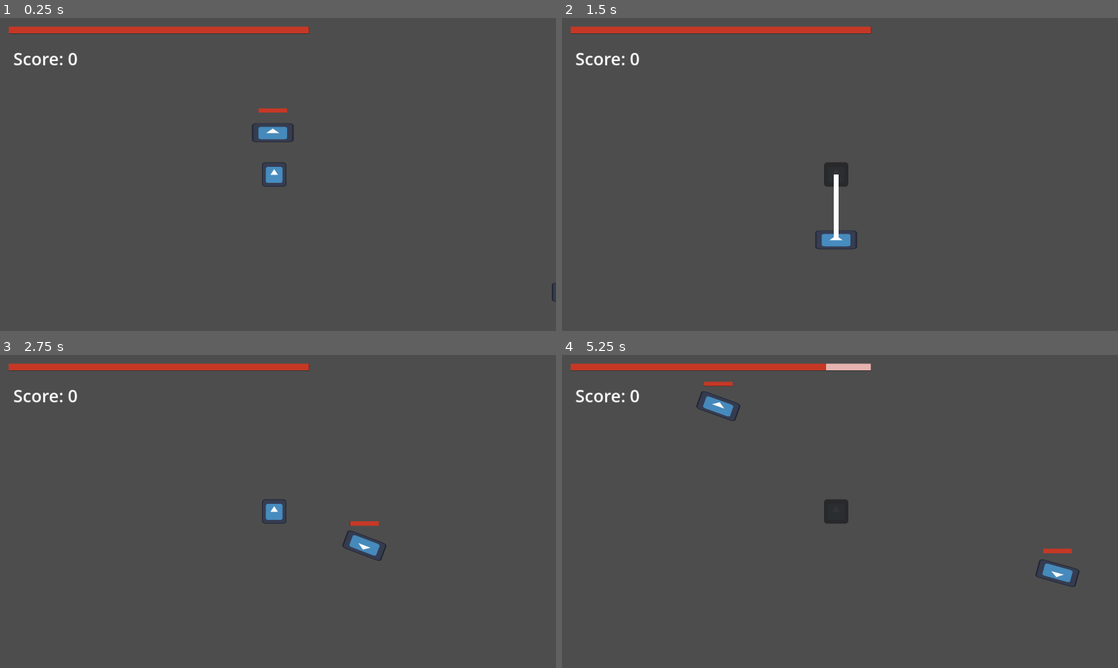
Above: before the commit, frames 1-4 (two rows, left to right).
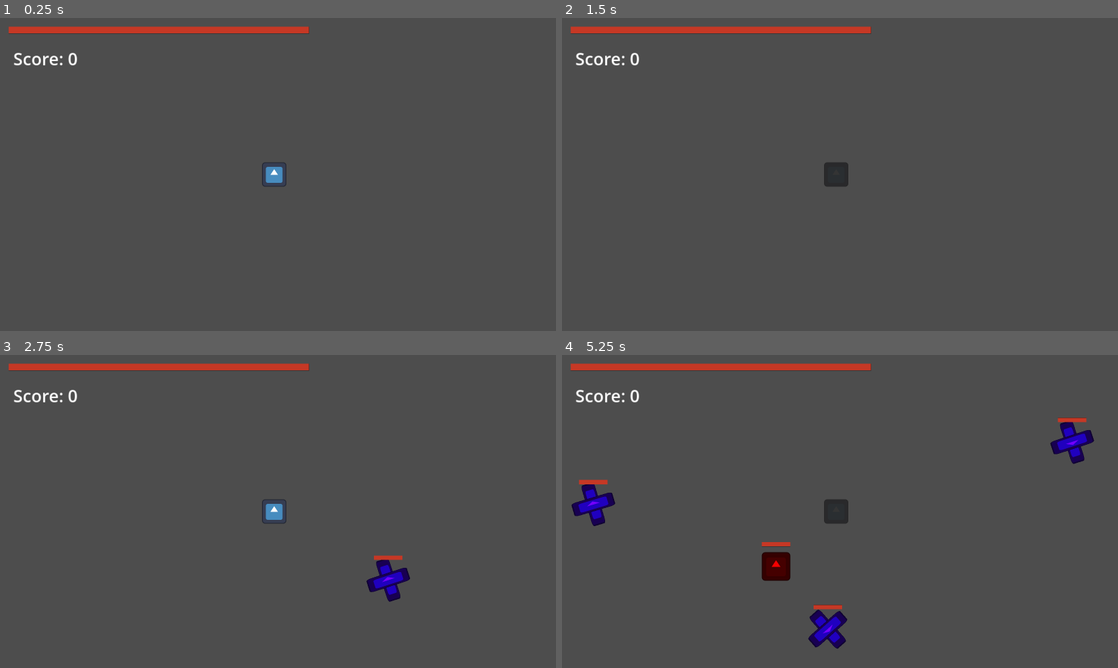
Above: after the commit, the same moments.

Repository: MonkMir/tether-game
Game: Godot game, scene res://scenes/main.tscn
Two runs of this game, one before a commit and one after it. Both use one fixed random seed, a clock stepped at 60 frames per second and the inputs below. The engine's default icon, where the game draws it, is replaced by a stand-in: a white triangle on a blue panel in a dark square.
Inputs (mouse positions are in pixels of both pictures, inside the frame that each line leads up to):
- Up to frame 1 (0.25 s): no input
- Up to frame 2 (1.5 s): tap Enter (Enter) at 0.5, 1.35 s; move the mouse to (962, 158) at 0.52 s; press the mouse at (962, 158) at 0.53 s; move the mouse to (728, 190) at 1.27 s; release the mouse at (728, 190) at 1.28 s
- Up to frame 3 (2.75 s): click (166, 527) at 1.55 s; move the mouse to (333, 442) at 2.02 s; press the mouse at (333, 442) at 2.03 s; tap Mouse wheel up (Scroll Up) at 2.1 s
- Up to frame 4 (5.25 s): move the mouse to (812, 574) at 2.77 s; release the mouse at (812, 574) at 2.78 s; click (812, 574) at 2.85 s; move the mouse to (1006, 558) at 3.52 s; press the mouse at (1006, 558) at 3.53 s; move the mouse to (673, 464) at 4.27 s; release the mouse at (673, 464) at 4.28 s; tap Enter (Enter) at 4.35 s; click (673, 464) at 4.55 s; move the mouse to (867, 511) at 5.02 s; press the mouse at (867, 511) at 5.03 s; tap Mouse wheel up (Scroll Up) at 5.1 s

The runs differ from the first frame. In frame 1, 0.3% of the frame differs, in the area x 45-100%, y 28-91%; in frame 2, 0.4%; in frame 3, 1.0%; in frame 4, 3.4%, in the area x 1-96%, y 2-94%.

Commit message:
Add enemy and dummy classes
Adds both classes and refactors all enemies and
dummies to be compatible with them.

Diff:
--- a/scenes/dummies/bomber_dummy.tscn
+++ b/scenes/dummies/bomber_dummy.tscn
@@ -1,7 +1,7 @@
-[gd_scene load_steps=6 format=3 uid="uid://db0s0w2do4o4o"]
+[gd_scene format=3 uid="uid://db0s0w2do4o4o"]
 
-[ext_resource type="Texture2D" uid="uid://y60tccnywvsf" path="res://icon.svg" id="1_6db12"]
-[ext_resource type="Script" path="res://scripts/dummies/bomber_dummy.gd" id="1_v4dsp"]
+[ext_resource type="Texture2D" uid="uid://y60tccnywvsf" path="res://assets/icon.svg" id="1_6db12"]
+[ext_resource type="Script" uid="uid://du8ba100vtkpg" path="res://scripts/dummies/bomber_dummy.gd" id="1_v4dsp"]
 [ext_resource type="PackedScene" uid="uid://bicsicm0jambh" path="res://scenes/projectiles/explosion.tscn" id="2_fl6hi"]
 
 [sub_resource type="CircleShape2D" id="CircleShape2D_6exgv"]
@@ -10,28 +10,28 @@
 [sub_resource type="CircleShape2D" id="CircleShape2D_njpye"]
 radius = 32.0156
 
-[node name="BomberDummy" type="RigidBody2D"]
+[node name="BomberDummy" type="RigidBody2D" unique_id=416578855]
 mass = 0.5
 script = ExtResource("1_v4dsp")
 explosion_scene = ExtResource("2_fl6hi")
 
-[node name="Sprite2D" type="Sprite2D" parent="."]
+[node name="Sprite2D" type="Sprite2D" parent="." unique_id=1919040042]
 modulate = Color(1, 0, 0, 1)
 scale = Vector2(0.45, 0.45)
 texture = ExtResource("1_6db12")
 
-[node name="CollisionShape2D" type="CollisionShape2D" parent="."]
+[node name="CollisionShape2D" type="CollisionShape2D" parent="." unique_id=1795609423]
 shape = SubResource("CircleShape2D_6exgv")
 debug_color = Color(0.392157, 0.392157, 0.980392, 0.447059)
 
-[node name="Area2D" type="Area2D" parent="."]
+[node name="Area2D" type="Area2D" parent="." unique_id=748782765]
 collision_layer = 4
 collision_mask = 2
 
-[node name="CollisionShape2D2" type="CollisionShape2D" parent="Area2D"]
+[node name="CollisionShape2D2" type="CollisionShape2D" parent="Area2D" unique_id=1838623025]
 shape = SubResource("CircleShape2D_njpye")
 
-[node name="Timer" type="Timer" parent="."]
+[node name="Timer" type="Timer" parent="." unique_id=2107764547]
 wait_time = 0.5
 
 [connection signal="area_entered" from="Area2D" to="." method="_on_in_trigger_range"]
--- a/scenes/dummies/parabolic_dummy.tscn
+++ b/scenes/dummies/parabolic_dummy.tscn
@@ -12,35 +12,35 @@
 [sub_resource type="RectangleShape2D" id="RectangleShape2D_cqygl"]
 size = Vector2(28, 88)
 
-[node name="ParabolicDummy" type="RigidBody2D" groups=["dummies"]]
+[node name="ParabolicDummy" type="RigidBody2D" unique_id=1744293132 groups=["dummies"]]
 collision_layer = 2
 collision_mask = 5
 mass = 0.5
 script = ExtResource("1_57bc0")
 
-[node name="CollisionShape2D" type="CollisionShape2D" parent="."]
+[node name="CollisionShape2D" type="CollisionShape2D" parent="." unique_id=1272671913]
 shape = SubResource("CircleShape2D_3yr54")
 
-[node name="Area2D" type="Area2D" parent="."]
+[node name="Area2D" type="Area2D" parent="." unique_id=1651849745]
 collision_layer = 4
 collision_mask = 2
 
-[node name="Sprite2D" type="Sprite2D" parent="Area2D"]
+[node name="Sprite2D" type="Sprite2D" parent="Area2D" unique_id=2020273873]
 modulate = Color(0.45098, 0, 1, 1)
 scale = Vector2(0.7, 0.225)
 texture = ExtResource("1_hj76a")
 
-[node name="Sprite2D2" type="Sprite2D" parent="Area2D"]
+[node name="Sprite2D2" type="Sprite2D" parent="Area2D" unique_id=1607491711]
 modulate = Color(0.45098, 0, 1, 1)
 position = Vector2(7.62939e-06, -2.28882e-05)
 rotation = 1.5708
 scale = Vector2(0.7, 0.225)
 texture = ExtResource("1_hj76a")
 
-[node name="Collision" type="CollisionShape2D" parent="Area2D"]
+[node name="Collision" type="CollisionShape2D" parent="Area2D" unique_id=1276150886]
 shape = SubResource("RectangleShape2D_0scfs")
 
-[node name="CollisionShape2D" type="CollisionShape2D" parent="Area2D"]
+[node name="CollisionShape2D" type="CollisionShape2D" parent="Area2D" unique_id=740834742]
 shape = SubResource("RectangleShape2D_cqygl")
 
 [connection signal="area_entered" from="Area2D" to="." method="_on_area_entered"]
--- a/scenes/enemies/arrow_enemy.tscn
+++ b/scenes/enemies/arrow_enemy.tscn
@@ -25,7 +25,7 @@
 scale = Vector2(0.227273, 0.5)
 texture = ExtResource("1_67mp0")
 
-[node name="Collision" type="CollisionShape2D" parent="." unique_id=1239614300]
+[node name="CollisionShape2D" type="CollisionShape2D" parent="." unique_id=1239614300]
 shape = SubResource("RectangleShape2D_0scfs")
 
 [node name="Timer" type="Timer" parent="." unique_id=1132969219]
--- a/scenes/enemies/bomber_enemy.tscn
+++ b/scenes/enemies/bomber_enemy.tscn
@@ -9,7 +9,7 @@
 radius = 33.0
 
 [sub_resource type="CircleShape2D" id="CircleShape2D_8iqoc"]
-radius = 251.018
+radius = 320.09998
 
 [node name="BomberEnemy" type="Area2D" unique_id=718487168 groups=["enemies"]]
 collision_layer = 2
@@ -75,8 +75,8 @@
 debug_color = Color(0.639885, 0.520378, 0.194966, 0.42)
 
 [node name="BombTimer" type="Timer" parent="." unique_id=1547855069]
-wait_time = 3.5
-autostart = true
+wait_time = 3.75
+one_shot = true
 
 [node name="HealthBar" parent="." unique_id=152253538 instance=ExtResource("4_14nm2")]
 visible = false
--- a/scenes/main.tscn
+++ b/scenes/main.tscn
@@ -66,7 +66,4 @@
 position = Vector2(584, 336)
 zoom = Vector2(1.72, 1.72)
 
-[node name="ArrowEnemy" parent="." unique_id=1625970007 instance=ExtResource("9_trceg")]
-position = Vector2(568, 248)
-
 [connection signal="timeout" from="EnemySpawner/Timer" to="EnemySpawner" method="spawn_enemy"]
--- /dev/null
+++ b/scripts/custom-classes/dummy_class.gd
@@ -0,0 +1,29 @@
+extends RigidBody2D
+class_name Dummy
+#DESPAWN LOGIC
+@onready var player : Node
+@onready var area := $Area2D
+
+var attackPower : float
+
+
+var speedLimit : int = 1850
+var currentSpeed : float
+
+func _ready():
+	player = get_player()
+	area.area_entered.connect(_on_area_entered)
+
+
+func _physics_process(_delta):
+	currentSpeed = linear_velocity.length()
+	#What is magic number here?
+	attackPower = linear_velocity.length() / 35
+
+
+func _on_area_entered(_area):
+	if _area.is_in_group("enemies"):
+		_area.receive_dam_param(attackPower)
+
+func get_player() -> Node:
+	return get_tree().get_first_node_in_group("player")
--- /dev/null
+++ b/scripts/custom-classes/enemy_class.gd
@@ -0,0 +1,47 @@
+extends Area2D
+class_name Enemy
+
+var enemyName : String
+var health : int = 100
+var attackPower : int = 0
+var scoreReward : int = 10
+
+@onready var player : Node
+@onready var healthBar := $HealthBar
+@onready var healthIndicatorBar := $HealthBar/HealthIndicatorBar
+@onready var sprite := $Sprite2D
+@onready var collision = $CollisionShape2D
+
+@export var speed : float
+
+
+func _ready():
+	player = get_player()
+	area_entered.connect(_on_area_entered)
+
+	healthBar._init_health(health)
+
+func _process(_delta):
+#why am I running this every frame? I think this fixes a flicker bug but idk
+	if healthBar:
+		if healthBar.is_visible_in_tree() == false:
+			healthBar.show()
+
+	if health <= 0:
+		die()
+
+#Deal damage
+func _on_area_entered(area):
+	if area.is_in_group("player"):
+		player.receive_dam_param(attackPower)
+
+func get_player() -> Node:
+	return get_tree().get_first_node_in_group("player")
+
+func receive_dam_param(damage):
+	health -= damage
+	healthBar.health = health
+
+func die():
+	GameState.score += scoreReward
+	queue_free()
--- a/scripts/dummies/arrow_dummy.gd
+++ b/scripts/dummies/arrow_dummy.gd
@@ -1,7 +1,4 @@
-extends RigidBody2D
-
-@onready var player := get_node("/root/Main/Player")
-@onready var spring := get_node("/root/Main/Player/Tether")
+extends Dummy
 
 enum State{
 	PASSIVE,
@@ -9,33 +6,19 @@
 }
 var state := State.PASSIVE
 
-var atkPower : float
-
-#WARNING Speed controlled by tether script
 #const DEFAULT_SPEED_LIMIT : int = 2000 #1200
-var speedLimit : int = 1850
-const MAX_SPEED_LIMIT : int = 2000
-const MIN_SPEED_LIMIT : int = 1000
-var currentSpeed : float
+#const MAX_SPEED_LIMIT : int = 2000
+#const MIN_SPEED_LIMIT : int = 1000
 
 var launchSpeed : float = 3500 #minimum speed to oneshot
 #var direction := Vector2.ZERO
 var newDir : Vector2
 
 
-func _physics_process(_delta):
-
-	##SPEED MANAGER
-	currentSpeed = linear_velocity.length()
-
-
-
-	#What is magic number here?
-	atkPower = linear_velocity.length() / 35
-
+func _physics_process(delta):
+	super(delta)
 	match state:
 		State.PASSIVE:
-
 			if currentSpeed > speedLimit:
 				linear_velocity = linear_velocity.normalized() * speedLimit
 
@@ -77,10 +60,6 @@
 			#print("womp")
 			#return direction
 
-func _on_area_entered(area):
-	if area.is_in_group("enemies"):
-		area.receive_dam_param(atkPower)
-
-func get_combo_speed_limit() -> float: #may not be in use
-	var percentToMaxCombo = inverse_lerp(0, GameState.MAX_COMBO, GameState.comboCounter)
-	return lerp(MIN_SPEED_LIMIT, MAX_SPEED_LIMIT, percentToMaxCombo)
+#func get_combo_speed_limit() -> float: #may not be in use
+	#var percentToMaxCombo = inverse_lerp(0, GameState.MAX_COMBO, GameState.comboCounter)
+	#return lerp(MIN_SPEED_LIMIT, MAX_SPEED_LIMIT, percentToMaxCombo)
--- a/scripts/dummies/bomber_dummy.gd
+++ b/scripts/dummies/bomber_dummy.gd
@@ -1,10 +1,8 @@
-extends RigidBody2D
+extends Dummy
 
 @export var explosion_scene : PackedScene
 
 @onready var main := get_node("/root/Main")
-@onready var player := get_node("/root/Main/Player")
-@onready var spring := get_node("/root/Main/Player/Tether")
 @onready var timer := $Timer
 
 enum State{
@@ -15,26 +13,33 @@
 
 
 func _physics_process(_delta):
+	#Do not call super(). Let explosion handle contact damage
+	currentSpeed = linear_velocity.length()
 
 	match state:
 		State.PASSIVE:
-			if is_instance_valid(player):
-				if spring.node_b == NodePath():
+			if currentSpeed > speedLimit:
+				linear_velocity = linear_velocity.normalized() * speedLimit
+
+			if player:
+				if player.isTethered == false:
 					state = State.SPECIAL
 
 		State.SPECIAL:
 			if timer.time_left == 0:
 				timer.start()
 
-func _on_in_trigger_range(area):
-	explode()
+func _on_in_trigger_range(_area):
+	self_destruct()
 
 func _on_fuse_timer():
-	explode()
+	self_destruct()
 	queue_free()
 
-func explode():
+func self_destruct():
 	var explosion := explosion_scene.instantiate()
 	add_child(explosion)
 	explosion.reparent(main)
+
+	player.isTethered = false
 	queue_free()
--- a/scripts/dummies/parabolic_dummy.gd
+++ b/scripts/dummies/parabolic_dummy.gd
@@ -1,10 +1,8 @@
-extends RigidBody2D
+extends Dummy
 
-var atkPower : float
 
 @onready var main := get_node("/root/Main")
-@onready var player := get_node("/root/Main/Player")
-@onready var spring := get_node("/root/Main/Player/Tether")
+
 var dupe : PackedScene
 
 enum State {
@@ -26,39 +24,43 @@
 var finalDir : Vector2
 
 func _ready():
+	super()
+	attackPower = 75
+
 	dupe = load("res://scenes/dummies/parabolic_dummy.tscn")
 
 func _physics_process(delta):
+	super(delta)
 	match state:
 		State.PASSIVE:
-			atkPower = linear_velocity.length() / 17
-			if is_instance_valid(player):
-				if spring.node_b == NodePath():
+			if currentSpeed > speedLimit:
+				linear_velocity = linear_velocity.normalized() * speedLimit
+
+			if player:
+				if player.isTethered == false:
+
 					startPoint = position
 					controlPoint = player.position + Vector2(0, startPoint.y)
-					endPoint = Vector2(((player.position - startPoint) + player.position).x,  startPoint.y)
+					endPoint = Vector2(((player.position - startPoint) + player.position).x, startPoint.y)
+
 					state = State.SPECIAL
 
 		State.SPECIAL:
-			atkPower = 75
 			angular_velocity = 30
 			if t < 1:
 				t = move_toward(t, 1, speed * delta)
 				position = startPoint.lerp(controlPoint, t).lerp(controlPoint.lerp(endPoint, t), t)
 				finalDir = (endPoint - controlPoint).normalized()
 			else:
-				queue_free()
+
 				var dupeNode := dupe.instantiate()
 				dupeNode.state = State.REST
 				dupeNode.position = position
 				dupeNode.apply_central_impulse(finalDir * 1000)
 				dupeNode.angular_velocity = angular_velocity
 				main.add_child(dupeNode)
+				queue_free()
 
 		State.REST:
 			angular_velocity = 25
-			atkPower = 100
-
-func _on_area_entered(area):
-	if area.is_in_group("enemies"):
-		area.receive_dam_param(atkPower)
+			attackPower = 100
--- a/scripts/enemies/arrow_enemy.gd
+++ b/scripts/enemies/arrow_enemy.gd
@@ -1,16 +1,6 @@
-extends Area2D
+extends Enemy
 
-var type := "arrow"
-var health := 100
-const ATK_POWER := 15
-const SCORE_REWARD := 15
-
-@onready var player := get_node("/root/Main/Player")
 @onready var timer := $Timer
-@onready var sprite := $Sprite2D
-@onready var collision := $Collision
-@onready var healthBar := $HealthBar
-@onready var healthIndicatorBar := $HealthBar/HealthIndicatorBar
 
 enum State{
 	COOLDOWN,
@@ -22,7 +12,6 @@
 
 var targetPoint := Vector2.INF
 
-var speed : float = BASE_SPEED
 const SPEED_GROWTH := 500
 const BASE_SPEED := 100
 const DECELERATION := 1000
@@ -32,17 +21,19 @@
 var prevDistance : float = INF
 
 func _ready():
+	super()
+	enemyName = "arrow"
+	speed = BASE_SPEED
+	attackPower = 15
+
 	healthIndicatorBar.size = Vector2(600, 90)
 	#replace position.y value with a less magical number. sprite.get_rect().size.y + headroom
 	healthIndicatorBar.position = Vector2(-healthIndicatorBar.size.x / 2, -512)
-	healthBar._init_health(health)
 
 
 func _process(delta):
+	super(delta)
 	var direction := Vector2.RIGHT.rotated(self.rotation)
-	if is_instance_valid(healthBar):
-		if healthBar.is_visible_in_tree() == false:
-			healthBar.show()
 
 	match state:
 
@@ -73,9 +64,6 @@
 				speed = BASE_SPEED
 				state = State.COOLDOWN
 
-	if health <= 0:
-		die()
-
 func _track_state_timeout():
 	if player != null:
 		targetPoint = player.position
@@ -85,26 +73,10 @@
 		unspin()
 		state = State.ATTACK
 
-func _on_area_entered(area):
-	if area.is_in_group("player"):
-		player.receive_dam_param(ATK_POWER)
-
-
-#func spin(spinSpeed:float, delta):
-	#sprite.rotate(rad_to_deg(spinSpeed * delta))
-	#collision.rotate(rad_to_deg(spinSpeed * delta))
 
 func unspin():
 	sprite.rotation = 0
 	collision.rotation = 0
 
-func receive_dam_param(damage):
-	health -= damage
-	healthBar.health = health
-
 	#Be deathly cautious adding parameters here that could cause silent errors
 	GameState.comboCounter += 1
-
-func die():
-	GameState.score += SCORE_REWARD
-	queue_free()
--- a/scripts/enemies/bomber_enemy.gd
+++ b/scripts/enemies/bomber_enemy.gd
@@ -1,20 +1,14 @@
-extends Area2D
+extends Enemy
 
-var type := "bomber"
-var health := 100
 var ATK_POWER := 10
 const SCORE_REWARD := 10
 
 @onready var main := get_node("/root/Main")
-@onready var player := get_node("/root/Main/Player")
 @export var bomb_scene : PackedScene
 
-@onready var sprite := $Sprite2D
-@onready var collision := $Collision
 @onready var circlingRange := $CirclingRange/CollisionShape
 @onready var timer := $BombTimer
-@onready var healthBar := $HealthBar
-@onready var healthIndicatorBar := $HealthBar/HealthIndicatorBar
+
 
 enum State{
 	APPROACH,
@@ -62,15 +56,16 @@
 
 
 func _ready():
+	super()
+	enemyName = "bomber"
+
 	healthIndicatorBar.size = Vector2(600, 90)
 	#replace position.y value with a less magical number. sprite.get_rect().size.y + headroom
 	healthIndicatorBar.position = Vector2(-healthIndicatorBar.size.x / 2, -512)
-	healthBar._init_health(health)
+
 
 func _process(delta):
-	if is_instance_valid(healthBar):
-		if healthBar.is_visible_in_tree() == false:
-			healthBar.show()
+	super(delta)
 
 	dotProdArray = [] #reset arrays each process cycle
 	repelArray = []
@@ -88,10 +83,8 @@
 			var perpPlayerDir := (playerDir + playerDir.rotated(rad_to_deg(90))).normalized()
 			move_and_avoid(perpPlayerDir, delta)
 
-			#if timer.time_left == 0:
-				#timer.start()
-	if health <= 0:
-		die()
+			if timer.time_left == 0:
+				timer.start()
 
 func move_and_avoid(targetDir, delta): #movement with relevent context
 	for dir in cardinalDirs:
@@ -136,34 +129,20 @@
 		result.append(arr1[n] - arr2[n])
 	return result
 
-func get_ideal_dir(interestArray: Array) -> Vector2:
-	var desiredIndex := interestArray.find(interestArray.max())
+func get_ideal_dir(_interestArray: Array) -> Vector2:
+	var desiredIndex := interestArray.find(_interestArray.max())
 	var idealDir = cardinalDirs[desiredIndex]
 	return idealDir
-
 
 func spawn_bomb():
 	var newBomb := bomb_scene.instantiate()
 	newBomb.position = position
 	main.add_child(newBomb)
+
 func _on_bomb_timer_timeout():
 	spawn_bomb()
-
-
-func receive_dam_param(damage):
-	health -= damage
-	healthBar.health = health
-func _on_area_entered(area):
-	if area.is_in_group("player"):
-		player.receive_dam_param(ATK_POWER)
-
 
 func _on_circling_range_area_entered(_area):
 	state = State.CIRCLE
 func _on_circling_range_area_exited(_area):
 	state = State.APPROACH
-	#timer.stop()
-
-func die():
-	GameState.score += SCORE_REWARD
-	queue_free()
--- a/scripts/enemies/parabolic_enemy.gd
+++ b/scripts/enemies/parabolic_enemy.gd
@@ -1,4 +1,4 @@
-extends Area2D
+extends Enemy
 
 #BUG enemy sometimes gets stuck. in this case, previousState = null which suggests
 #that it never leaves GO_TO_PATH
@@ -7,25 +7,14 @@
 #
 #BUG make spin_and_transition use time based transition rather than rate based.
 #maybe add an optional lerp variation?
-#
-#
-#
-#
-
-var type := "parabolic"
-var health := 100
-const ATK_POWER := 7
-const SCORE_REWARD := 15
 
 @onready var main := get_node("/root/Main")
-@onready var player := get_node("/root/Main/Player")
 @export var dart_scene : PackedScene
 @onready var shotIntervalTimer := $ShotInterval
 @onready var shotClusterTimer := $ShotCluster
 @onready var collision1 := $Collision
 @onready var collision2 := $CollisionShape2D
-@onready var healthBar := $HealthBar
-@onready var healthIndicatorBar := $HealthBar/HealthIndicatorBar
+
 @onready var path := $TransformDecoupler/Path2D
 @onready var pathFollow := $TransformDecoupler/Path2D/PathFollow2D
 
@@ -45,7 +34,6 @@
 
 var reachedTargetSpin : bool = false
 
-var speed : float = BASE_SPEED
 var currentSpinDegPerSec : float = INF
 
 var invertShotArc : int = 1
@@ -56,18 +44,18 @@
 const MAX_SPEED := 1200
 
 func _ready():
+	super()
+	enemyName = "parabolic"
+	attackPower = 5
+
 	healthIndicatorBar.size = Vector2(600, 90)
 	#replace position.y value with a less magical number. sprite.get_rect().size.y + headroom
 	healthIndicatorBar.position = Vector2(-healthIndicatorBar.size.x / 2, -512)
-	healthBar._init_health(health)
+
 
 func _process(delta):
-	if is_instance_valid(healthBar):
-		if healthBar.is_visible_in_tree() == false:
-			healthBar.show()
-
+	super(delta)
 	match state:
-
 		State.GO_TO_PATH:
 			spin_and_transition(1080.0, delta)
 			enable_collision(false)
@@ -76,7 +64,6 @@
 
 			var directionToTarget = (targetPointOnPath - position).normalized()
 			var distanceToTarget = position.distance_to(targetPointOnPath)
-
 
 			if distanceToTarget >= speed * delta:
 				speed = min(speed + SPEED_GROWTH * delta, MAX_SPEED)
@@ -128,15 +115,6 @@
 					targetPointOnPath = generate_new_path_target()
 					state = State.REPOSITION
 
-
-	if health <= 0:
-		die()
-
-
-func _on_area_entered(area):
-	if area.is_in_group("player"):
-		player.receive_dam_param(ATK_POWER)
-
 #Note: if you want to reuse this function in other project, you should refactor to use secondsToTransition
 func spin_and_transition(targetSpinDegPerSec, delta, spinTransitionDegPerSec = 200.0) -> void:
 	#Declare currentSpinDegPerSec as INF to bypass or 0 not to bypass the initial spin transition
@@ -165,18 +143,6 @@
 	newDart.plusOrMinus *= invertShotArc
 	main.add_child(newDart)
 
-func receive_dam_param(damage):
-	health -= damage
-	healthBar.health = health
-
-func die():
-	GameState.score += SCORE_REWARD
-	queue_free()
-	#maybe spawn_score_change_particle?
-
-#func get_path_length():
-	#return path.curve.get_baked_length()
-
 func generate_path_progress() -> float:
 	var maxProgress : float = path.curve.get_baked_length()
 	var randomProgress : float = randf_range(0.0, maxProgress)
@@ -193,7 +159,6 @@
 
 	return randomPathTarget
 
-
 func _on_shot_interval_timeout():
 	var shotsRemaining : int = 3
 	invertShotArc *= -1
@@ -205,7 +170,5 @@
 			shotClusterTimer.start()
 			await shotClusterTimer.timeout
 
-
-
 func _on_shot_cluster_timeout():
 	spawn_dart()
--- a/scripts/other-scripts/EnemySpawner.gd
+++ b/scripts/other-scripts/EnemySpawner.gd
@@ -13,7 +13,7 @@
 
 	#From Outside of Script
 
-	var enemyRando := 1#randi_range(1, 3)
+	var enemyRando := randi_range(1, 3)
 
 	if enemyRando == 1:
 		newEnemy = arrowScene.instantiate()
--- a/scripts/other-scripts/Player.gd
+++ b/scripts/other-scripts/Player.gd
@@ -32,7 +32,6 @@
 	Input.set_mouse_mode(Input.MOUSE_MODE_HIDDEN)
 
 func _physics_process(delta):
-
 
 	##PLAYER MOVEMENT
 	var inputDirection = Input.get_vector("Stick Left", "Stick Right", "Stick Up", "Stick Down")
@@ -96,22 +95,21 @@
 	if nearestEnemy != null:
 		targetedEnemy = nearestEnemy
 		#next step in enemy script (could we keep it in player with targetedEnemy.[data]??)
-	swap_and_tether(targetedEnemy.position, targetedEnemy.rotation, targetedEnemy.type)
+	swap_and_tether(targetedEnemy.position, targetedEnemy.rotation, targetedEnemy.enemyName)
 
 var dummyPosition : Vector2  #init elsewhere
 var dummyRotation : float
-var dummyType : String
+var dummyEnemyName : String
 
-func swap_and_tether(pos: Vector2, rot:float, type: String):
+func swap_and_tether(pos: Vector2, rot:float, enemyName: String):
 	dummyPosition = pos - position
 	dummyRotation = rot
-	dummyType = type
-
-	if dummyType == "arrow":
+	dummyEnemyName = enemyName
+	if dummyEnemyName == "arrow":
 		newDummy = arrow_dummy_scene.instantiate()
-	elif dummyType == "bomber":
+	elif dummyEnemyName == "bomber":
 		newDummy = bomber_dummy_scene.instantiate()
-	elif dummyType == "parabolic":
+	elif dummyEnemyName == "parabolic":
 		newDummy = parabolic_dummy_scene.instantiate()
 
 	newDummy.global_position = dummyPosition
--- a/tether.gd
+++ b/tether.gd
@@ -13,14 +13,14 @@
 	if player.newDummy != null:
 		dummy = player.newDummy
 
-func _physics_process(delta):
+func _physics_process(_delta):
 	if player:
 		if player.isTethered == false:
 			queue_free()
-
-		line.clear_points()
-		line.add_point(player.position - global_position)
-		line.add_point(dummy.position - global_position)
+		else:
+			line.clear_points()
+			line.add_point(player.position - global_position)
+			line.add_point(dummy.position - global_position)
 
 		pointDistance = line.get_point_position(0).distance_to(line.get_point_position(1))
 
Not shown: 1 places in scenes/dummies/parabolic_dummy.tscn that only renumber resources
Not shown, added: scripts/custom-classes/dummy_class.gd.uid
Not shown, added: scripts/custom-classes/enemy_class.gd.uid
